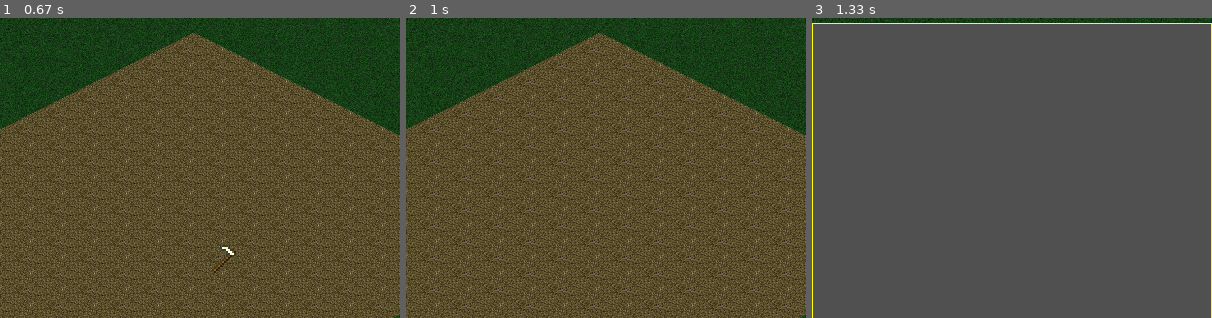
Above: before the commit, frames 1-3 (left to right).
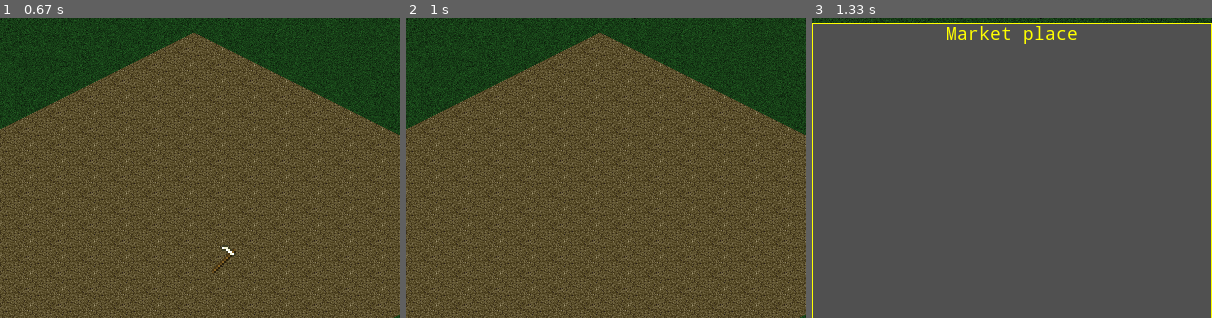
Above: after the commit, the same moments.

Repository: orneo1212/PythonFarmGame
Game: pygame game, started from pyFarmGame.py
Two runs of this game, one before a commit and one after it. Both use one fixed random seed, a clock stepped at 60 frames per second and the inputs below. The source is Python 2; it was converted automatically to run under Python 3.
Inputs (mouse positions are % of the whole screen's width and height, from its top left):
- Up to frame 1 (0.67 s): click (50, 50) at 0.38 s
- Up to frame 2 (1 s): click (60, 72) at 0.72 s
- Up to frame 3 (1.33 s): tap S at 1 s
The pictures show only the part of the screen within x 25-75%, y 6-56%; the shares and areas given below are measured in that part.

Frames 1-2 are identical in both runs. In frame 3, 0.5% of the frame differs, in the area x 33-67%, y 2-9%.

Commit message:
Label widget. Shop label

Diff:
--- a/farmlib/__init__.py
+++ b/farmlib/__init__.py
@@ -3,5 +3,7 @@
 import imageloader
 import inventory
 import player
+
+#GUI
 import window
 import widget
--- a/farmlib/widget.py
+++ b/farmlib/widget.py
@@ -10,12 +10,13 @@
     '''
 
 
-    def __init__(self, width, height):
+    def __init__(self, (width, height)):
         self.width = width
         self.height = height
+        self.size = [self.width, self.height]
         self.visible = True
 
-    def render(self, surface):
+    def redraw(self, surface):
         pass
 
     def update(self):
--- /dev/null
+++ b/farmlib/widgetlabel.py
@@ -0,0 +1,20 @@
+import pygame
+
+from widget import Widget
+
+class Label(Widget):
+    def __init__(self, text, position, size = 12,
+            color = (255, 255, 255), align = "left"):
+        self.labelfont = pygame.font.Font("droidsansmono.ttf", size)
+        self.image = self.labelfont.render(text, 1, color)
+
+        width = self.image.get_size()[0]
+        height = self.image.get_size()[1]
+        if align == "center":
+            position = position[0] - width / 2, position[1]
+
+        Widget.__init__(self, (width, height))
+        self.position = position
+
+    def redraw(self, surface):
+        surface.blit(self.image, self.position)
--- a/farmlib/window.py
+++ b/farmlib/window.py
@@ -42,3 +42,6 @@
             if not widget.visible:
                 continue
             widget.poll_event(event)
+
+    def addwidget(self , widget):
+        self.widgets.append(widget)
--- a/pyFarmGame.py
+++ b/pyFarmGame.py
@@ -7,6 +7,7 @@
 from farmlib.inventory import PygameInventory
 from farmlib.player import Player
 from farmlib.window import Window
+from farmlib.widgetlabel import Label
 
 pygame.init()
 
@@ -45,6 +46,12 @@
         self.inventory = PygameInventory(self.images)
         self.sellwindow = Window((400, 400))
         self.sellwindow.hide()
+        self.sellwindow.addwidget(Label("Market place",
+                                        (200, 0),
+                                        size = 18,
+                                        color = (255, 255, 0),
+                                        align = "center")
+                                        )
         pygame.display.set_caption("PyFarmGame")
 
         self.running = True
